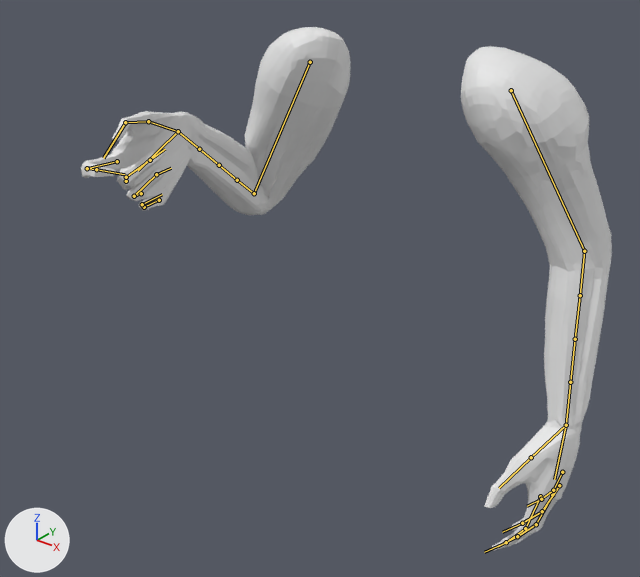
The FBX model Animations/Player/FP_Character/SK_FP_Fire.fbx: old version first, new version second.
Both versions are drawn from a camera (50 mm lens) standing at (1.18, -1.787, 1.432) and looking at (-0.044, -0.257, 0.483). Every picture has the same lights, and +X, +Y and +Z are marked at lower left. The older version comes first. Both versions are drawn at frame 4 of the action 'Scene'; the numbers are the values there. The bones that change, and the others that lie on the model, are drawn over the model as lines.

Objects in the first picture: 'Arms_objects'.
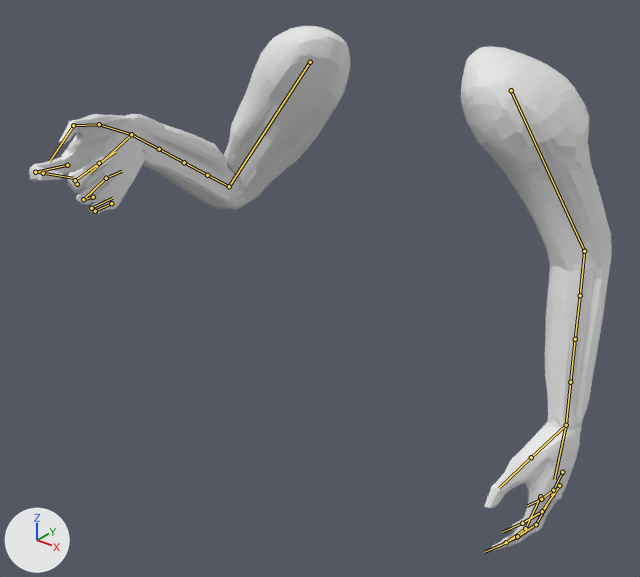
The change, as JSON lines over the scene's bpy script:
```json
{"block": "bone_upper_r", "where": "bone_upper_r = bpy.data.objects['Arms_Rig'].pose.bones['Upper_R']  # child of 'Root'"}
{"op": "set", "path": "bone_upper_r.rotation_quaternion", "old": "(0.955, -0.188, 0.229, 0.001)", "new": "(0.927, -0.266, 0.262, 0.03)", "note": "degrees (-23, 26, -5) -> degrees (-34, 30, -6)"}
{"block": "bone_lower_1_r", "where": "bone_lower_1_r = bpy.data.objects['Arms_Rig'].pose.bones['Lower_1_R']  # child of 'Upper_R'"}
{"op": "set", "path": "bone_lower_1_r.rotation_quaternion", "old": "(0.715, -0.665, 0.004, -0.218)", "new": "(0.804, -0.563, 0.013, -0.191)", "note": "degrees (-83, -17, -19) -> degrees (-68, -11, -19)"}
{"block": "bone_hand_r", "where": "bone_hand_r = bpy.data.objects['Arms_Rig'].pose.bones['Hand_R']  # child of 'Lower_4_R'"}
{"op": "set", "path": "bone_hand_r.rotation_quaternion", "old": "(0.827, 0.499, 0.174, 0.191)", "new": "(0.852, 0.466, 0.198, 0.133)", "note": "degrees (64, 6, 30) -> degrees (60, 12, 25)"}
```

Boxes [x1, y1, x2, y2] around the edits, measured in the pictures (640 x 577 px):
```json
{"object": "Arms_objects", "change": "posed", "before": [81, 27, 612, 550], "after": [29, 26, 612, 550], "on screen": "10% wider"}
{"bone": "Upper_R", "before": "(310, 62) to (254, 193)", "after": "(310, 62) to (229, 186)"}
{"bone": "Lower_1_R", "before": "(254, 193) to (237, 180)", "after": "(229, 186) to (207, 175)"}
{"bone": "Hand_R", "before": "(178, 131) to (138, 170)", "after": "(131, 134) to (89, 173)"}
```
